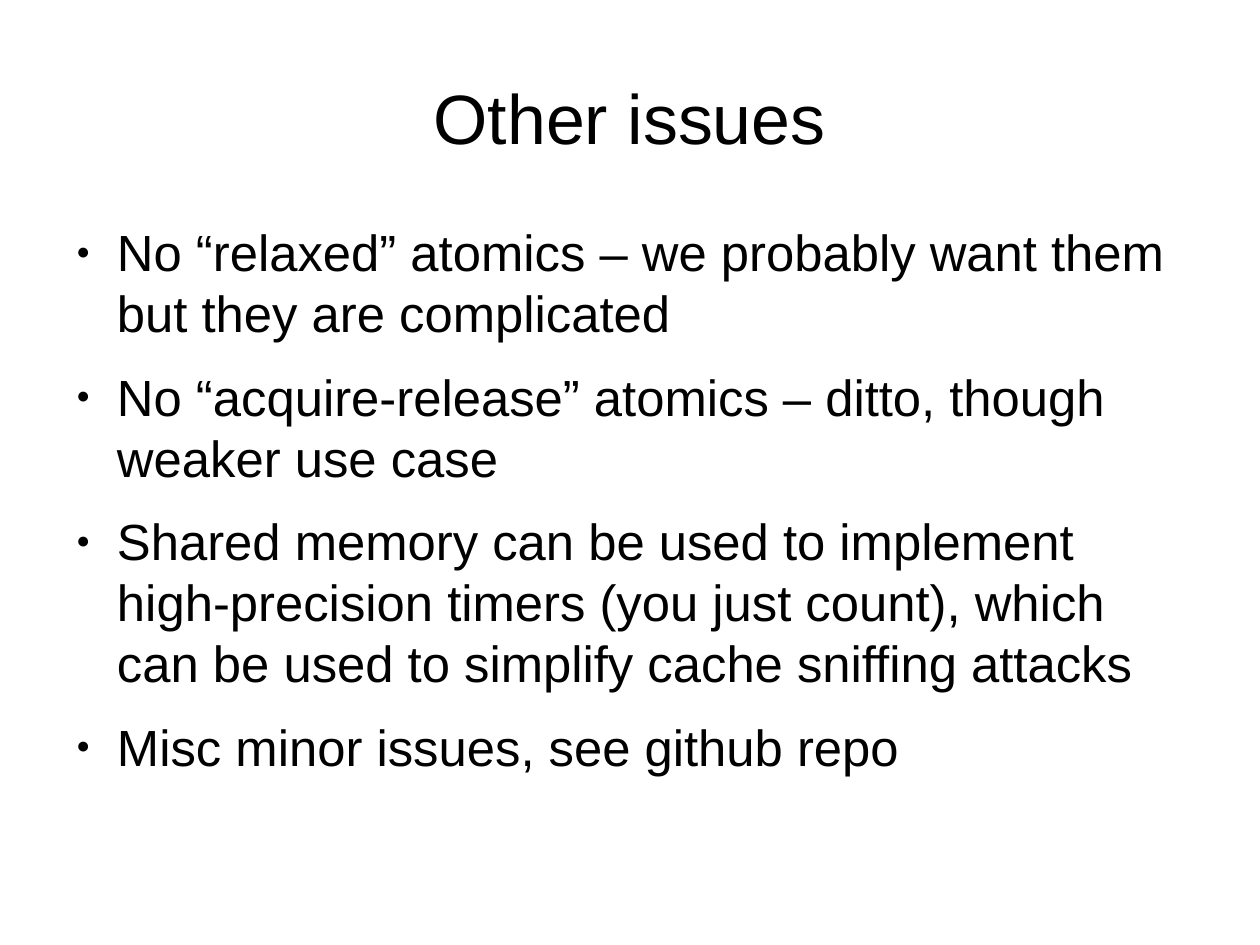
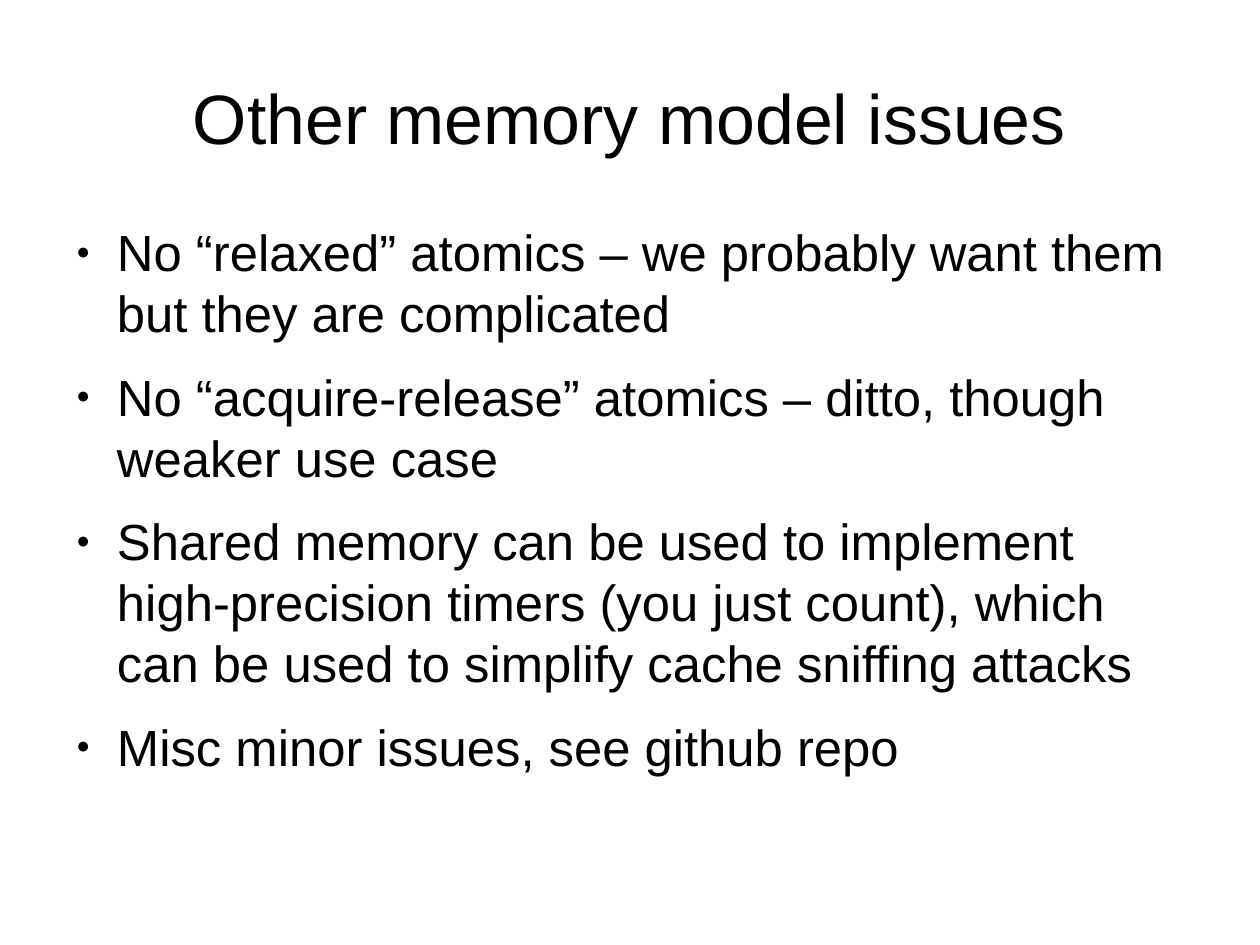
Before and after one commit to tc39/proposal-ecmascript-sharedmem, a slide deck: slide 18 of tc39/presentation-sept-2015.odp (slide 14 before the commit). Drawn at 1260x945 pixels with LibreOffice and Linux fonts; fonts in the diff are those of the drawing. Boxes give left, top, right and bottom in pixels: in the first picture for what was removed or moved away, otherwise in the second. Text is boxed around its words. In the diff, an @@ line names an element or a change of style, - is before the commit and + after.

```diff
--- a/tc39/presentation-sept-2015.odp
+++ b/tc39/presentation-sept-2015.odp
@@ title at [193, 93, 1066, 157]: text changed @@
-Other issues
+Other memory model issues
```
Also in this commit, not shown: 7 other slides changed, 9 slides added, 1 slide removed.
